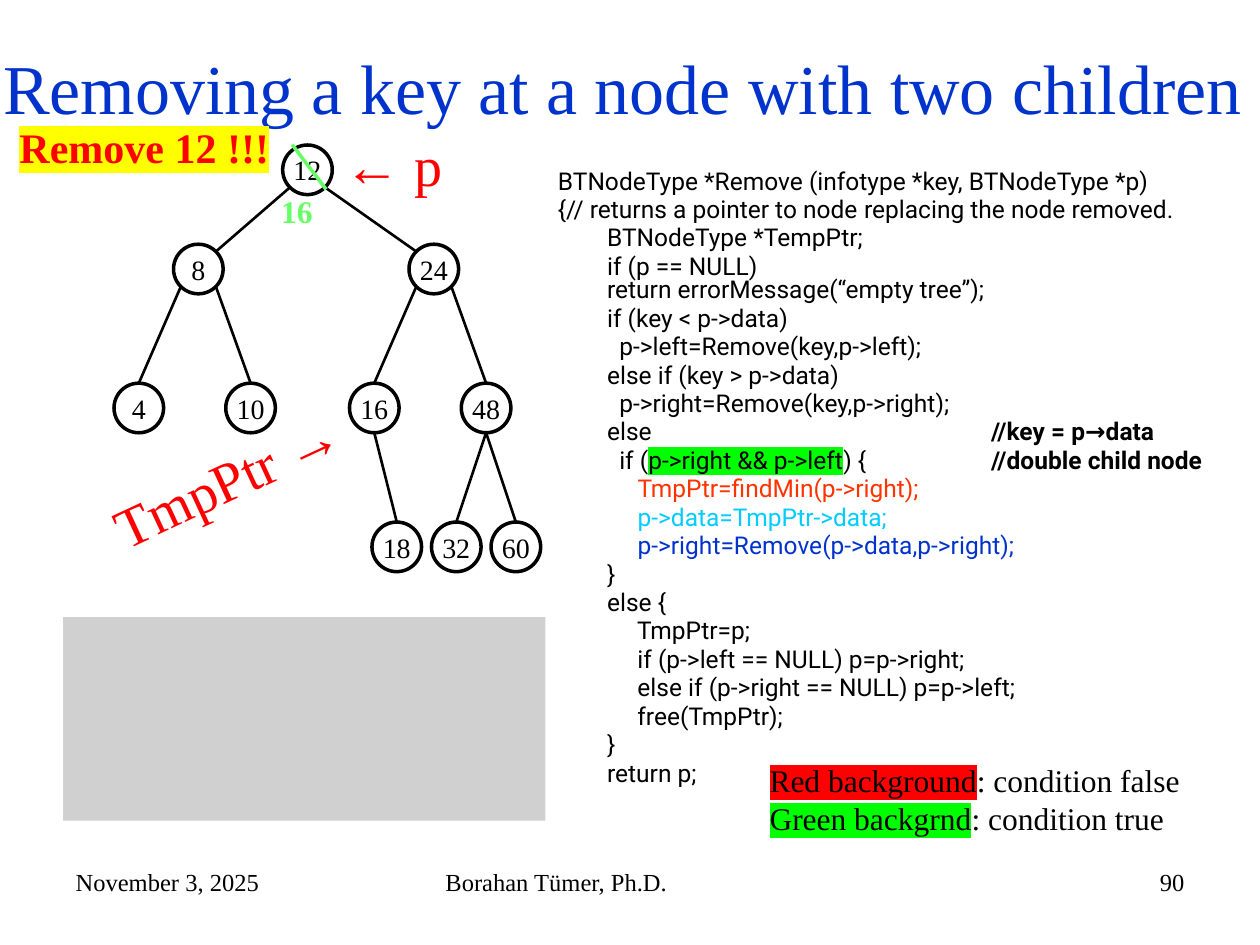
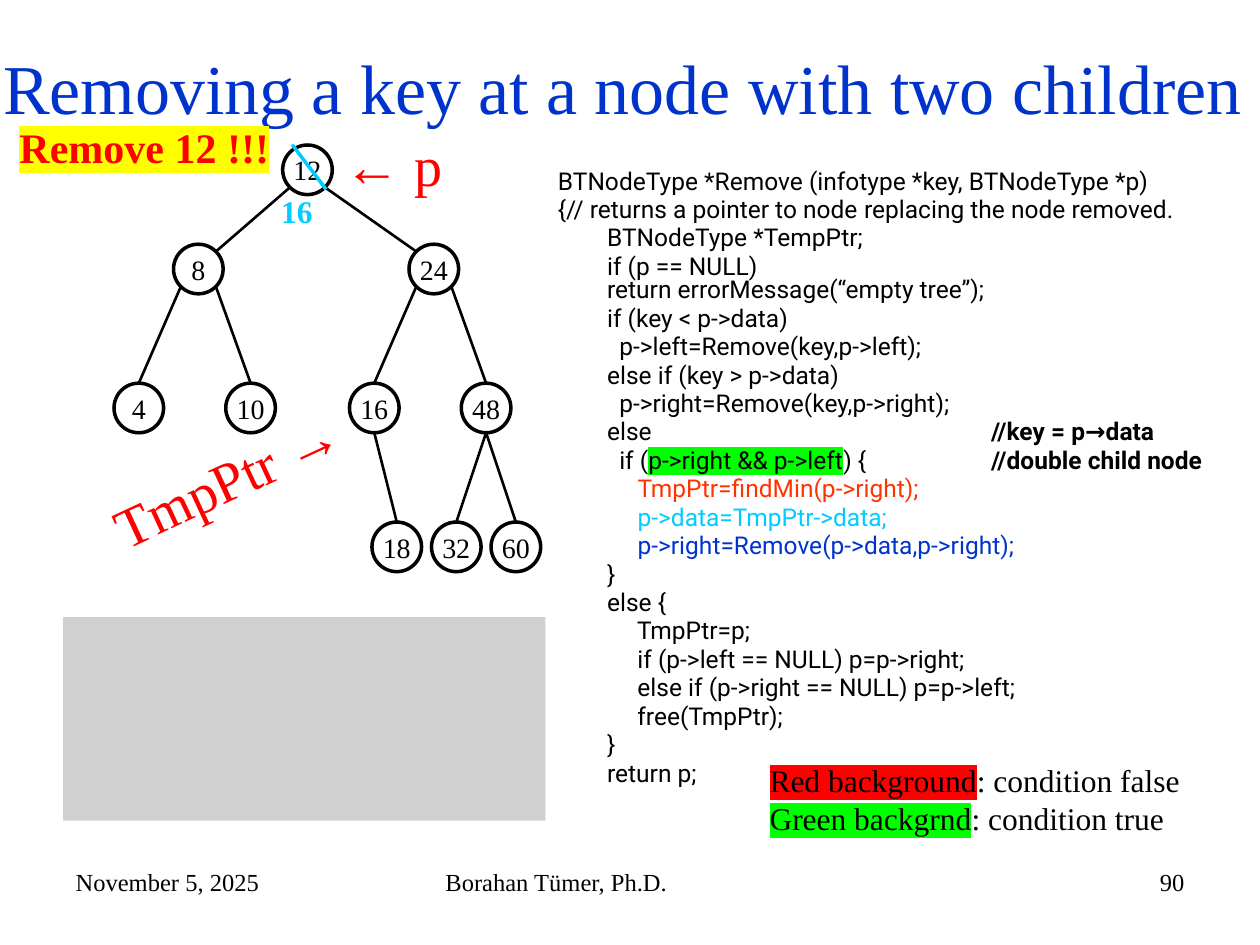
Before and after one commit to mehmetkayacse/cse225, a slide deck: slide 90 of files/Week5.pptx. Drawn at 1260x945 pixels with LibreOffice and Linux fonts; fonts in the diff are those of the drawing; grey boxes stand for pictures. Boxes give left, top, right and bottom in pixels: in the first picture for what was removed or moved away, otherwise in the second. Text is boxed around its words. In the diff, an @@ line names an element or a change of style, - is before the commit and + after.

```diff
--- a/files/Week5.pptx
+++ b/files/Week5.pptx
@@ line (292, 145) - (326, 189): stroke #66FF66 2 pt to #00CCFF 2 pt @@
@@ text "16" at bbox=[281, 202, 312, 224]: text colour #66FF66 to #00CCFF @@
@@ text at bbox=[76, 874, 259, 895]: text changed @@
-November 3, 2025
+November 5, 2025
```
Also in this commit, not shown: 101 other slides changed.
